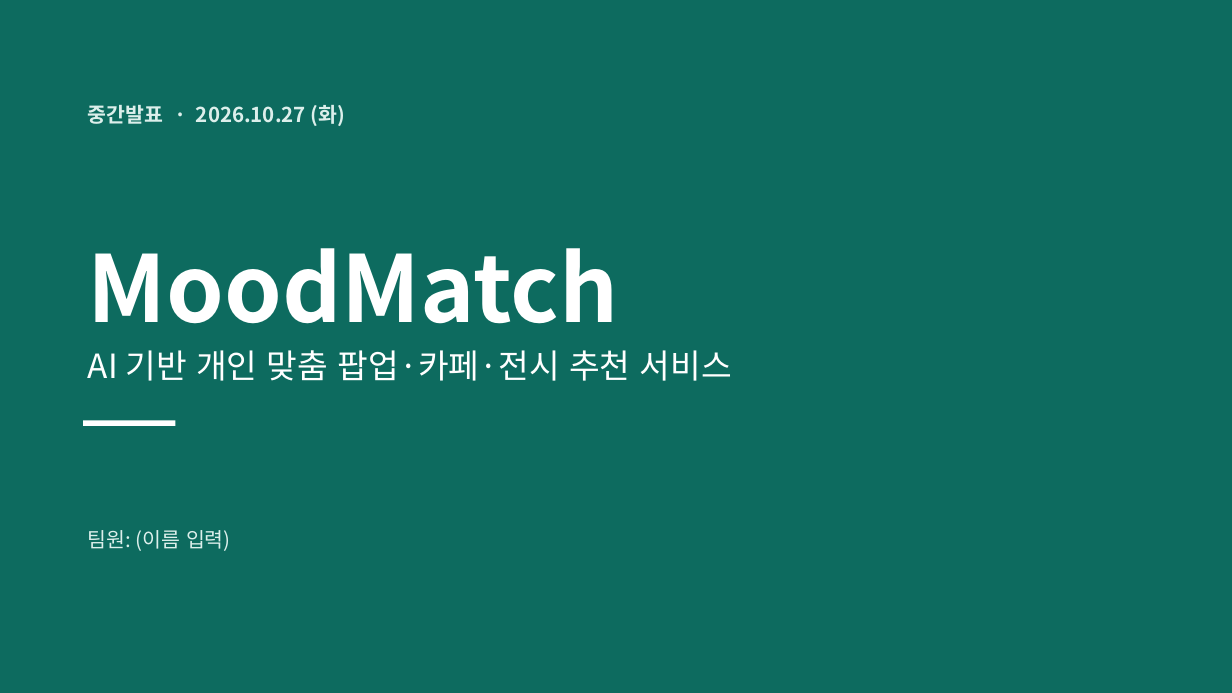
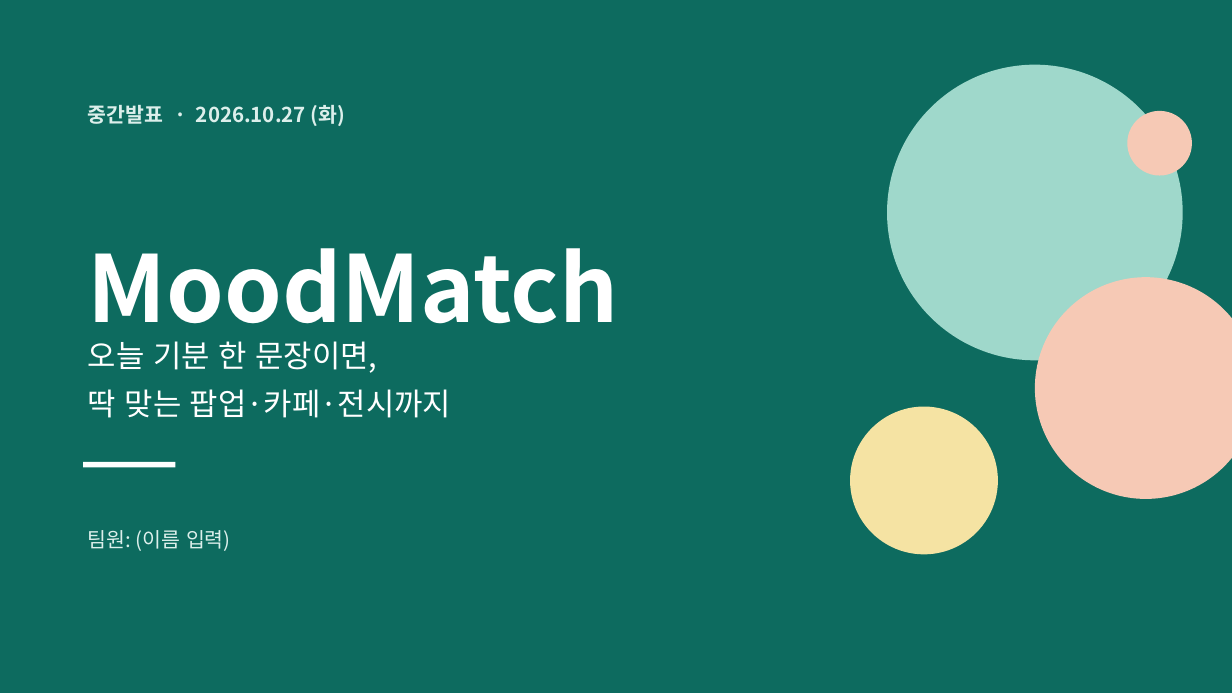
Before and after one commit to junwoo906/MoodMatch, a slide deck: slide 1 of docs/MoodMatch_중간발표.pptx. Drawn at 1232x693 pixels with LibreOffice and Linux fonts; fonts in the diff are those of the drawing. Boxes give left, top, right and bottom in pixels: in the first picture for what was removed or moved away, otherwise in the second. Text is boxed around its words. In the diff, an @@ line names an element or a change of style, - is before the commit and + after.

```diff
--- a/docs/MoodMatch_중간발표.pptx
+++ b/docs/MoodMatch_중간발표.pptx
@@ ellipse added at [887,65,1183,360], fill #9FD8CB @@
@@ ellipse added at [1128,111,1192,176], fill #F6C9B5 @@
@@ ellipse added at [1035,277,1232,499], fill #F6C9B5 @@
@@ text at [88,341,451,418]: text changed; size 26 to 24 pt @@
-AI 기반 개인 맞춤 팝업·카페·전시 추천 서비스
+오늘 기분 한 문장이면,
+딱 맞는 팝업·카페·전시까지
@@ ellipse added at [850,407,998,555], fill #F5E3A3 @@
@@ rectangle: place and size @@
-rectangle at [83,421,176,426]
+rectangle at [83,462,176,468]
```
Also in this commit, not shown: 6 other slides changed, 2 slides added, 3 slides removed, 4 other files.
